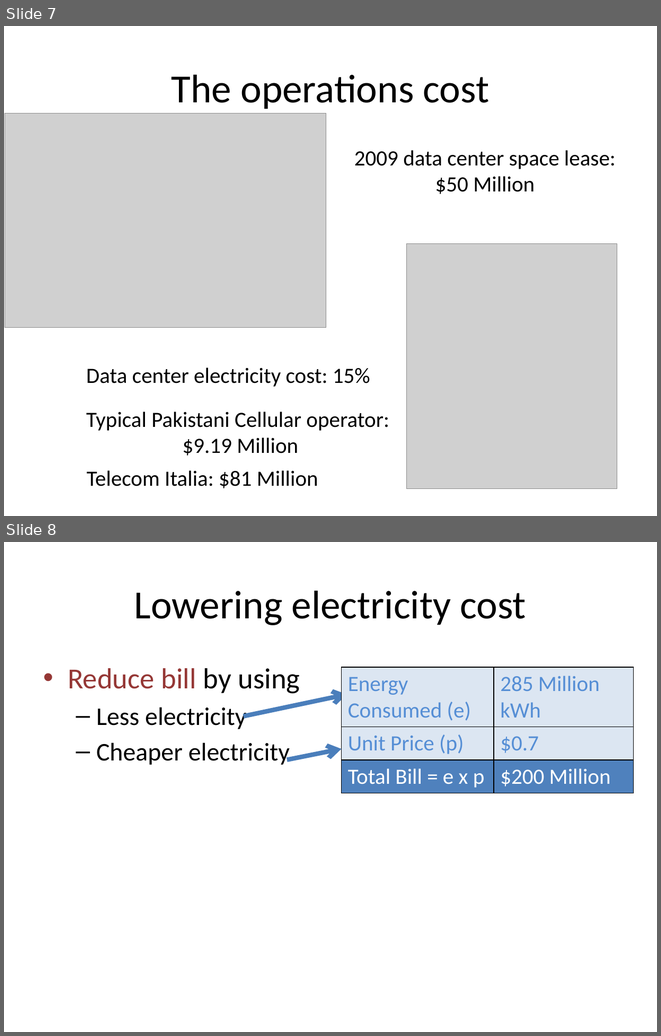
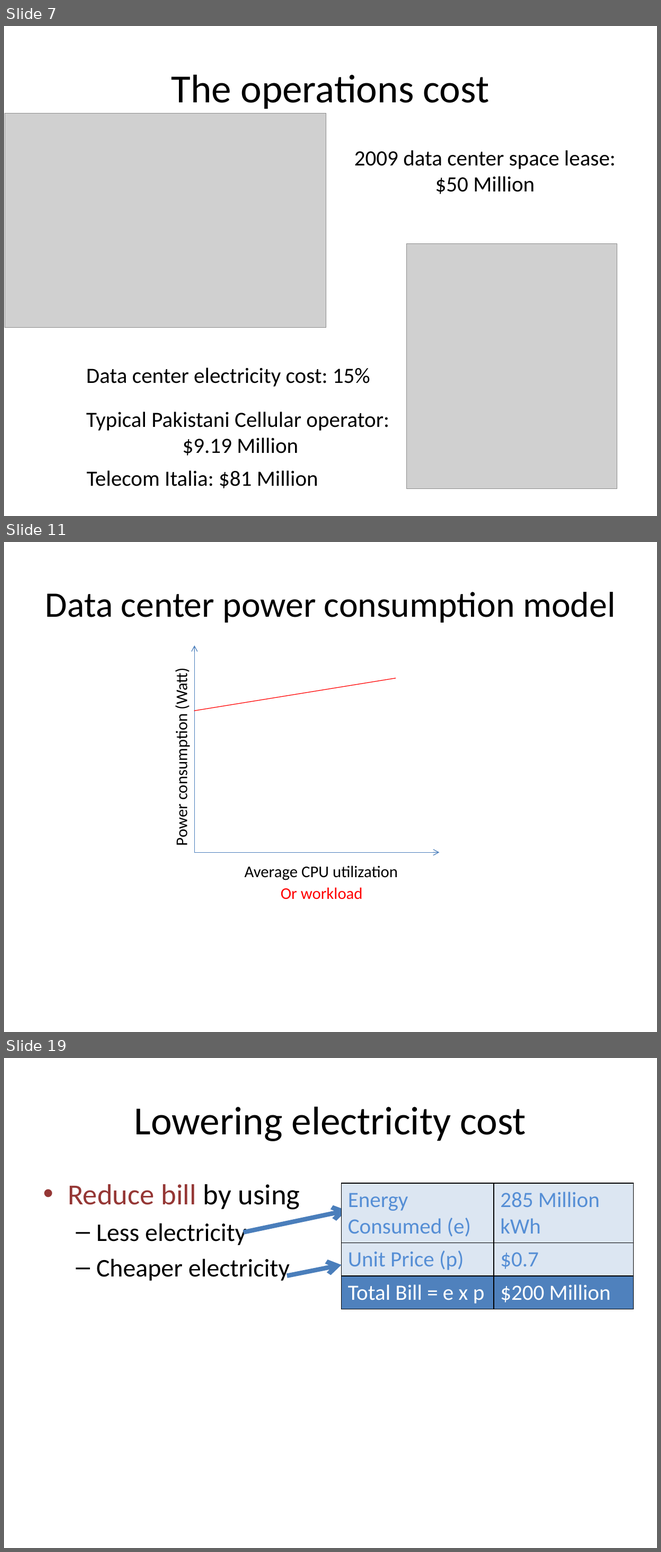
Before and after one commit to msaqib/Dissertation, a slide deck: RED-BL.pptx. Shown one above the other, each under a label of ours: slides 7 and 8 before the commit, slides 7, 11 and 19 after it; the slides between them are not shown. The pictures are 661x1036 and 661x1552 pixels, drawn with LibreOffice and Linux fonts; fonts in the diff are those of the drawing; grey boxes stand for pictures. Boxes give left, top, right and bottom in pixels: in the first picture for what was removed or moved away, otherwise in the second. Text is boxed around its words. In the diff, an @@ line names an element or a change of style, - is before the commit and + after.

```diff
--- a/RED-BL.pptx
+++ b/RED-BL.pptx
@@ slide 11 added at [4,542,657,1032], background #FFFFFF @@
@@ title added at [45,592,616,623], 39.6 pt, text #000000 @@
+Data center power consumption model
@@ arrow added from (195, 852) to (195, 645), #4B7EBC 0.75 pt @@
@@ rectangle added at [168,659,194,852], fill #FFFFFF, 18 pt, text #000000 @@
+Power consumption (Watt)
@@ line added from (194, 711) to (396, 678), #FF0000 0.75 pt @@
@@ arrow added from (195, 852) to (440, 852), #4B7EBC 0.75 pt @@
@@ text added at [245,865,398,880], 18 pt, text #000000 @@
+Average CPU utilization
@@ text added at [281,887,363,899], 18 pt, text #FF0000 @@
+Or workload
@@ what was slide 8 is now slide 19 @@
```
Also in this commit, not shown: 3 slides changed, 25 other slides added, 1 slide removed.
